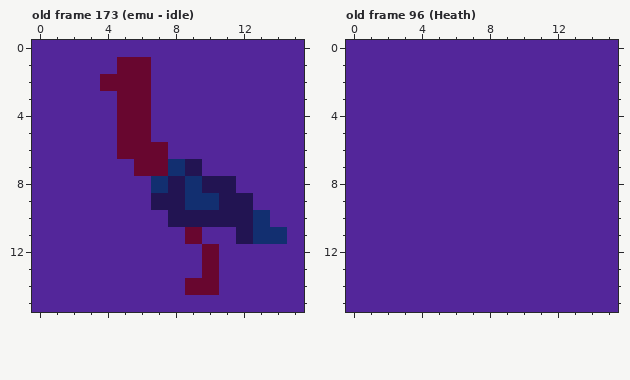
Pixel-art file: gfx/objects.aseprite. That is the earlier state.
16x16 pixels, 177 frames. Shown: old frame 173 (emu - idle), old frame 96 (Heath). The commit also changed other frames, which this record leaves out.
And afterwards:
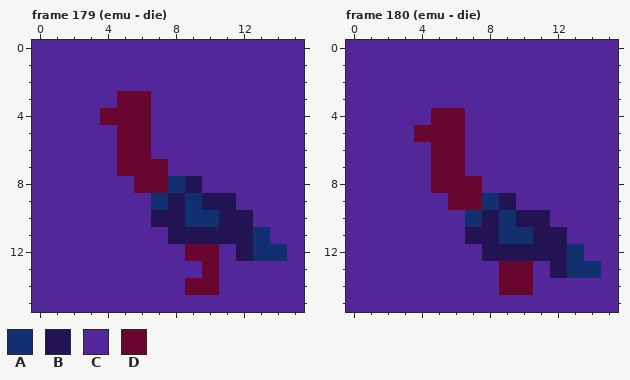
Palette (. is transparent): A #122f70  B #221452  C #53269a  D #68062f
A new or re-ordered frame is compared with the old frame closest to it.
Commit message: Add emu death
Changes in this commit:
{"change": "frames 177 -> 185"}
{"where": "frame 179 (emu - die) is new; against old frame 173 (emu - idle), layer \"Character\""}
{"frame":179,"y":1,"x":5,"old":"DD","new":"CC"}
{"frame":179,"y":2,"x":4,"old":"DDD","new":"CCC"}
{"frame":179,"y":4,"x":4,"old":"C","new":"D"}
{"frame":179,"y":6,"x":7,"old":"D","new":"C"}
{"frame":179,"y":7,"x":5,"old":"C","new":"D"}
{"frame":179,"y":7,"x":8,"old":"AB","new":"CC"}
{"frame":179,"y":8,"x":6,"old":"CABABB","new":"DDABCC"}
{"frame":179,"y":9,"x":7,"old":"B","new":"A"}
{"frame":179,"y":9,"x":10,"old":"A","new":"B"}
{"frame":179,"y":9,"x":12,"old":"B","new":"C"}
{"frame":179,"y":10,"x":7,"old":"C","new":"B"}
{"frame":179,"y":10,"x":9,"old":"BB","new":"AA"}
{"frame":179,"y":10,"x":13,"old":"A","new":"C"}
{"frame":179,"y":11,"x":8,"old":"CDCC","new":"BBBB"}
{"frame":179,"y":11,"x":14,"old":"A","new":"C"}
{"frame":179,"y":12,"x":9,"old":"C","new":"D"}
{"frame":179,"y":12,"x":12,"old":"CCC","new":"BAA"}
{"where": "frame 180 (emu - die) is new; against old frame 96 (Heath), layer \"Character\""}
{"frame":180,"y":4,"x":5,"old":"CC","new":"DD"}
{"frame":180,"y":5,"x":4,"old":"CCC","new":"DDD"}
{"frame":180,"y":6,"x":5,"old":"CC","new":"DD"}
{"frame":180,"y":7,"x":5,"old":"CC","new":"DD"}
{"frame":180,"y":8,"x":5,"old":"CCC","new":"DDD"}
{"frame":180,"y":9,"x":6,"old":"CCCC","new":"DDAB"}
{"frame":180,"y":10,"x":7,"old":"CCCCC","new":"ABABB"}
{"frame":180,"y":11,"x":7,"old":"CCCCCC","new":"BBAABB"}
{"frame":180,"y":12,"x":8,"old":"CCCCCC","new":"BBBBBA"}
{"frame":180,"y":13,"x":9,"old":"CC","new":"DD"}
{"frame":180,"y":13,"x":12,"old":"CCC","new":"BAA"}
{"frame":180,"y":14,"x":9,"old":"CC","new":"DD"}
